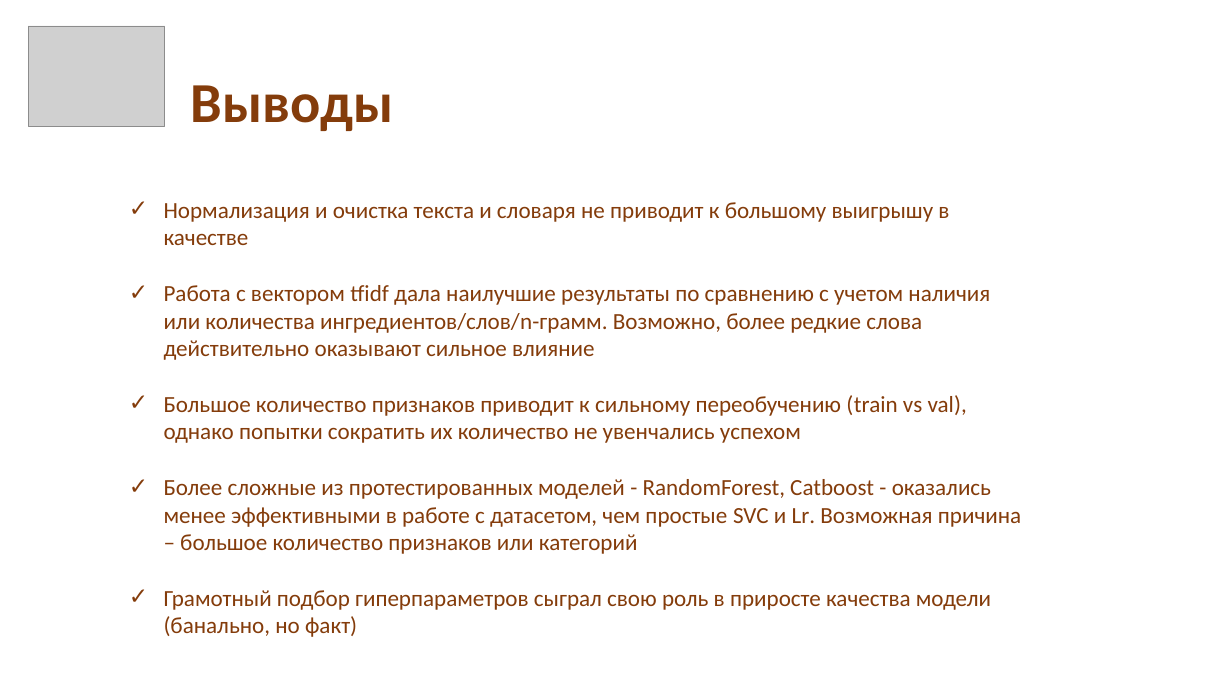
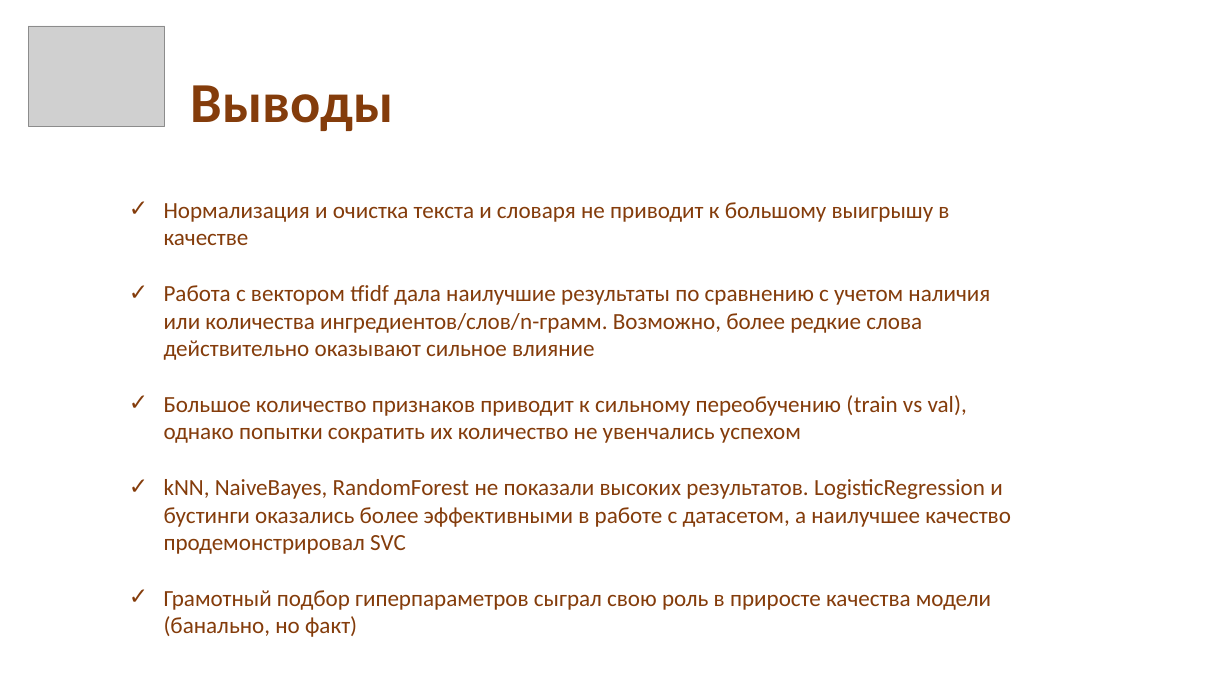
Before and after one commit to Verschworer/HSE_ML_final, a slide deck: slide 6 of whatscooking.pptx. Drawn at 1232x693 pixels with LibreOffice and Linux fonts; fonts in the diff are those of the drawing; grey boxes stand for pictures. Boxes give left, top, right and bottom in pixels: in the first picture for what was removed or moved away, otherwise in the second. Text is boxed around its words. In the diff, an @@ line names an element or a change of style, - is before the commit and + after.

Commit message:
add baseline, LightGBM score, changes to slide 6 conclusion about classifier types

```diff
--- a/whatscooking.pptx
+++ b/whatscooking.pptx
@@ text at (164, 479, 1011, 554): text changed @@
-✓ Более сложные из протестированных моделей - RandomForest, Catboost - оказались менее эффективными в работе с датасетом, чем простые SVC и Lr. Возможная причина – большое количество признаков или категорий
+✓ kNN, NaiveBayes, RandomForest не показали высоких результатов. LogisticRegression и бустинги оказались более эффективными в работе с датасетом, а наилучшее качество продемонстрировал SVC
```
Also in this commit, not shown: 2 other slides changed.
